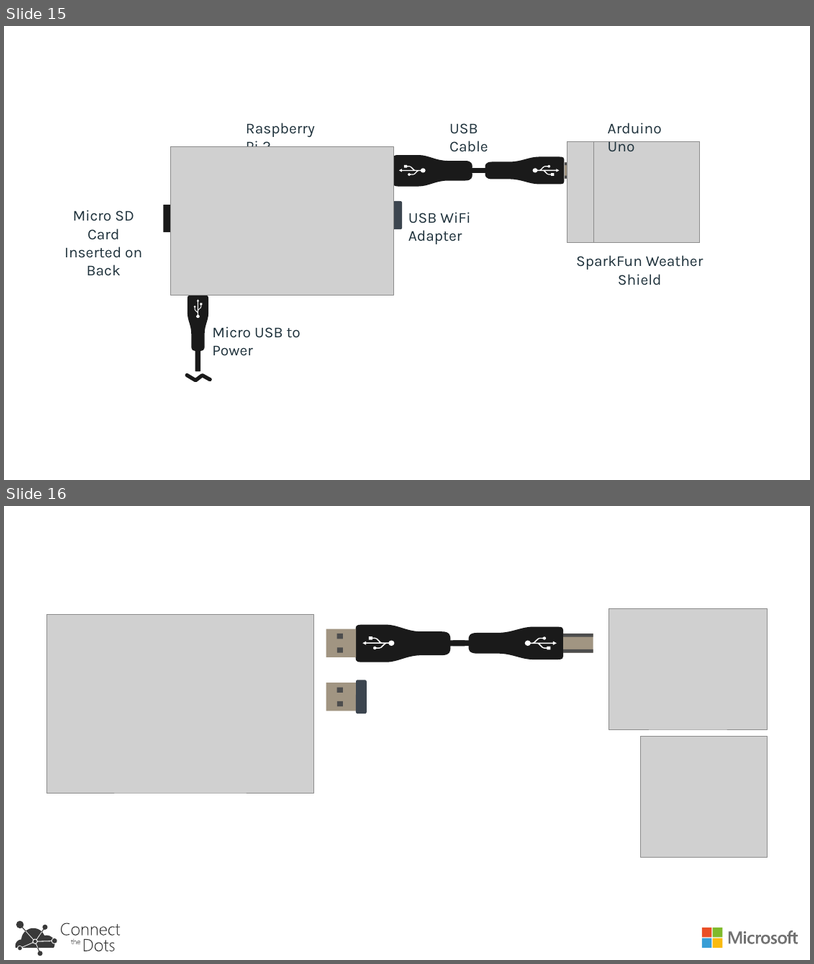
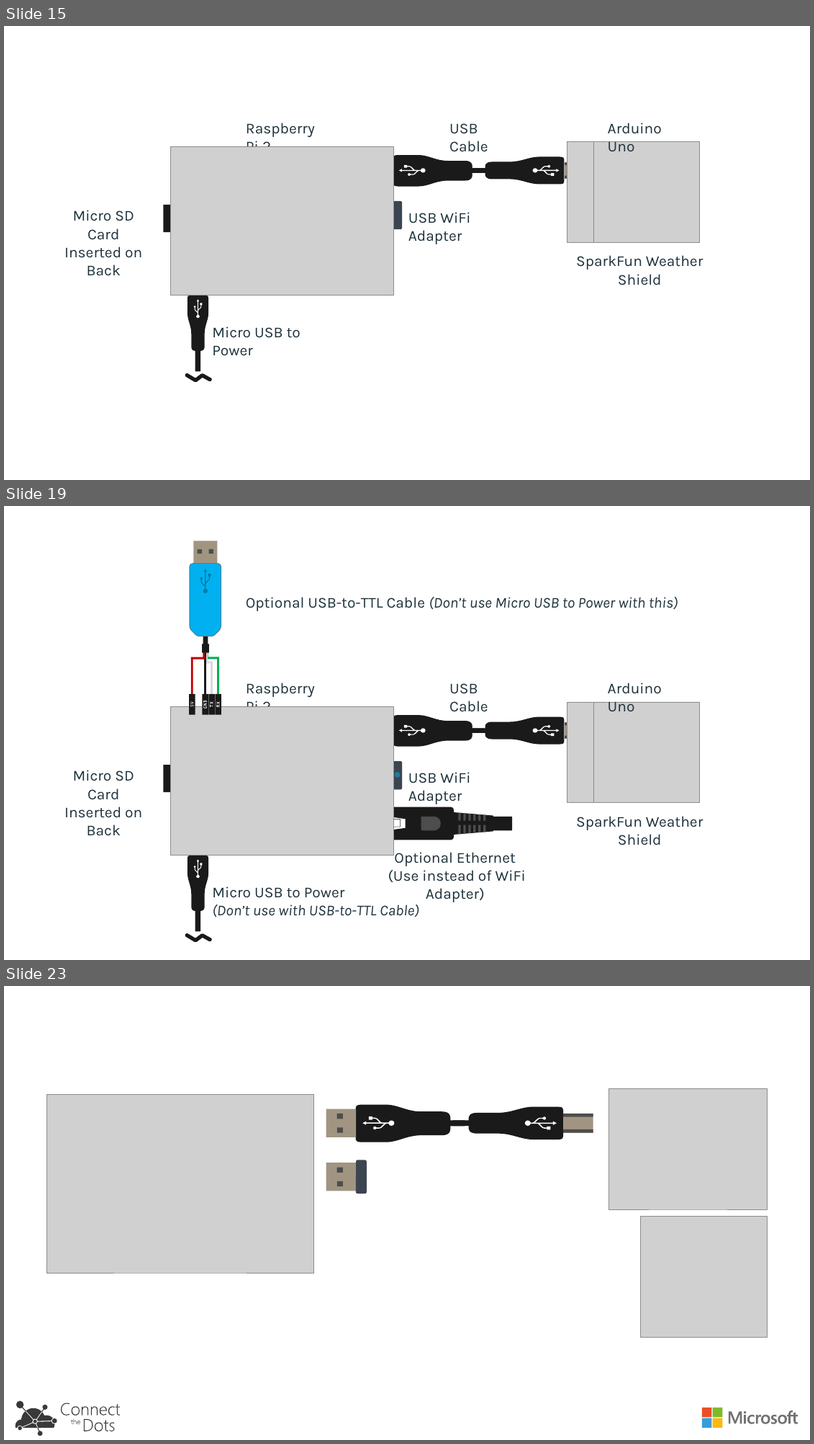
Before and after one commit to zebular13/connectthedots, a slide deck: HOLs/images/SolutionArchitecture/SolutionArchitecture.pptx. Shown one above the other, each under a label of ours: slides 15 and 16 before the commit, slides 15, 19 and 23 after it; the slides between them are not shown. The pictures are 814x964 and 814x1444 pixels, drawn with LibreOffice and Linux fonts; fonts in the diff are those of the drawing; grey boxes stand for pictures. Boxes give left, top, right and bottom in pixels: in the first picture for what was removed or moved away, otherwise in the second. Text is boxed around its words. In the diff, an @@ line names an element or a change of style, - is before the commit and + after.

Commit message:
Adding Raspberry Pi Connection Options

```diff
--- a/HOLs/images/SolutionArchitecture/SolutionArchitecture.pptx
+++ b/HOLs/images/SolutionArchitecture/SolutionArchitecture.pptx
@@ slide 19 added at [4,506,810,960], background #FFFFFF @@
@@ group added at [189,541,221,715]: 17 rectangles, 8 freeform shapes @@
@@ text added at [246,597,679,611], 18 pt, text #1E313B, italic @@
+Optional USB-to-TTL Cable (Don’t use Micro USB to Power with this)
@@ text added at [246,682,315,707], 18 pt, text #1E313B @@
+Raspberry Pi 2
@@ text added at [450,683,489,712], 18 pt, text #1E313B @@
+USB Cable
@@ text added at [608,682,662,711], 18 pt, text #1E313B @@
+Arduino Uno
@@ picture added at [171,706,394,855] @@
@@ picture added at [567,702,700,803] @@
@@ picture added at [594,702,700,803] @@
@@ group added at [369,715,485,746]: 3 freeform shapes, 1 rectangle @@
@@ group added at [390,716,590,744]: 3 freeform shapes, 3 rectangles @@
@@ group added at [368,762,403,790]: 2 rounded rectangles, 1 rectangle, 1 ellipse @@
@@ text added at [64,770,142,836], 18 pt, text #1E313B @@
+Micro SD Card
+Inserted on Back
@@ freeform shape added at [163,765,202,793], fill #1A1A1A @@
@@ text added at [409,772,471,804], 18 pt, text #1E313B @@
+USB WiFi Adapter
@@ group added at [373,807,512,839]: 5 freeform shapes @@
@@ text added at [576,816,703,845], 18 pt, text #1E313B @@
+SparkFun Weather Shield
@@ text added at [388,852,526,902], 18 pt, text #1E313B @@
+Optional Ethernet
+(Use instead of WiFi Adapter)
@@ text added at [212,886,419,916], 18 pt, text #1E313B, italic @@
+Micro USB to Power
+(Don’t use with USB-to-TTL Cable)
@@ group added at [188,843,208,932]: 3 freeform shapes, 1 rectangle @@
@@ freeform shape added at [188,935,211,940], outline #1A1A1A 4.5 pt @@
@@ what was slide 16 is now slide 23 @@
```
Also in this commit, not shown: 7 other slides added, 9 other files.
